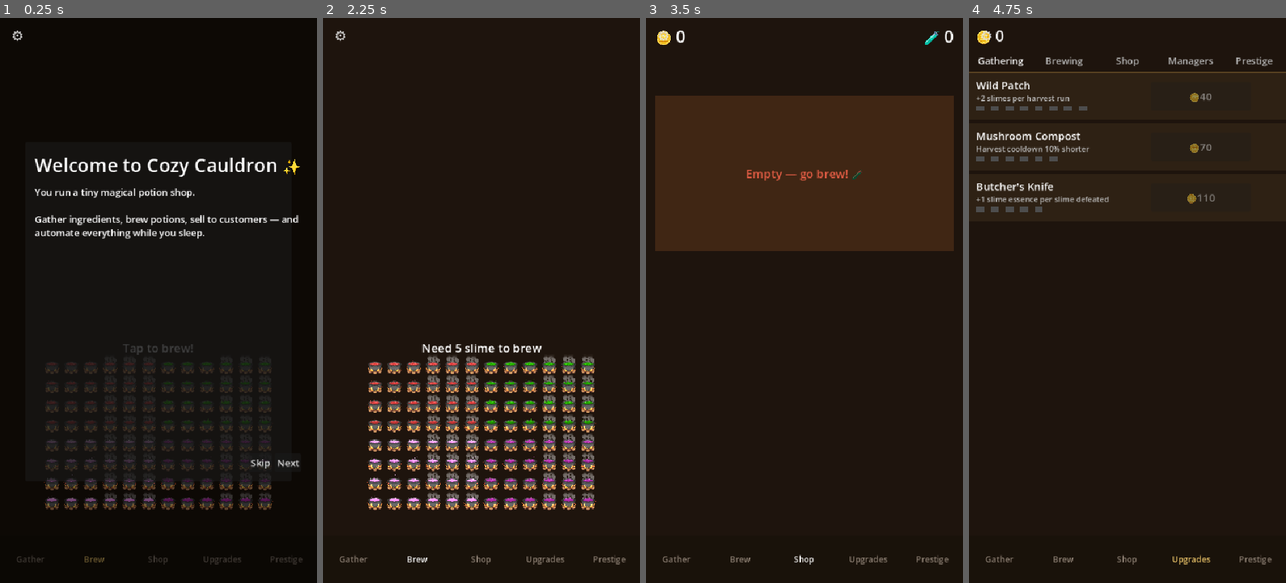
Above: before the commit, frames 1-4 (left to right).
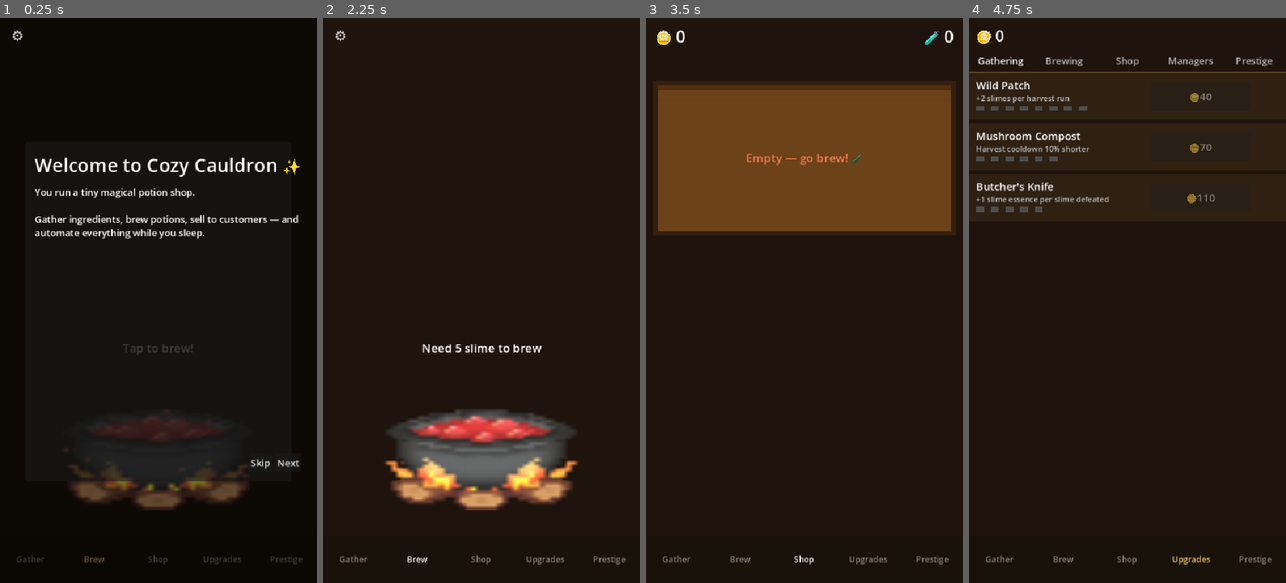
Above: after the commit, the same moments.

Repository: hvancefn-ship-it/cozy-cauldron
Game: Godot game, scene res://scenes/main/main.tscn
Two runs of this game, one before a commit and one after it. Both use one fixed random seed, a clock stepped at 60 frames per second and the inputs below.
Inputs:
- Up to frame 1 (0.25 s): no input
- Up to frame 2 (2.25 s): click "Skip" at 0.5 s; click "Gather" at 1.25 s; click "Brew" at 2 s
- Up to frame 3 (3.5 s): click "Shop" at 2.75 s
- Up to frame 4 (4.75 s): click "Upgrades" at 3.5 s; click "Gathering" at 4.25 s

The runs differ from the first frame. In frame 1, 4.8% of the frame differs, in the area x 13-87%, y 60-88%; in frame 2, 13%; in frame 3, 26%, in the area x 2-98%, y 11-42%; in frame 4, nothing differs.

Commit message:
Shop remaster: wood shelf + animated potion bottles. Cauldron: animated sprite from sheet. Ratfolk in shop.

Diff:
--- a/scenes/cauldron/cauldron.gd
+++ b/scenes/cauldron/cauldron.gd
@@ -15,7 +15,9 @@
 
 @onready var _bg: TextureRect  = $CauldronRect
 
-const CAULDRON_TEX_PATH := "res://assets/cauldron.png"
+const CAULDRON_TEX_PATH  := "res://assets/cauldron_strip3.png"
+const CAULDRON_FRAMES    := 3
+const CAULDRON_FRAME_W   := 48
 @onready var _flash: ColorRect = $FlashRect
 @onready var _label: Label     = $Label
 
@@ -36,10 +38,35 @@
 	_flash.color = Color(0, 0, 0, 0)
 	_label.text = "Tap to brew!"
 	if ResourceLoader.exists(CAULDRON_TEX_PATH):
-		_bg.texture = load(CAULDRON_TEX_PATH)
-	else:
-		# Fallback placeholder until editor imports the PNG
+		_setup_cauldron_sprite()
+	else:
 		_bg.self_modulate = Color(0.15, 0.1, 0.2, 1.0)
+
+
+func _setup_cauldron_sprite() -> void:
+	var tex: Texture2D = load(CAULDRON_TEX_PATH)
+	if tex == null:
+		return
+	# Replace TextureRect with AnimatedSprite2D for proper frame animation
+	var sprite := AnimatedSprite2D.new()
+	var sf := SpriteFrames.new()
+	sf.clear_all()
+	sf.add_animation("idle")
+	sf.set_animation_loop("idle", true)
+	sf.set_animation_speed("idle", 4.0)
+	for i in CAULDRON_FRAMES:
+		var atlas := AtlasTexture.new()
+		atlas.atlas = tex
+		atlas.region = Rect2(i * CAULDRON_FRAME_W, 0, CAULDRON_FRAME_W, CAULDRON_FRAME_W)
+		sf.add_frame("idle", atlas)
+	sprite.sprite_frames = sf
+	# Position centered inside the TextureRect bounds
+	var rect := _bg.get_rect()
+	sprite.position = Vector2(rect.size.x * 0.5, rect.size.y * 0.5)
+	sprite.scale = Vector2(rect.size.x / float(CAULDRON_FRAME_W), rect.size.y / float(CAULDRON_FRAME_W))
+	sprite.play("idle")
+	_bg.add_child(sprite)
+	_bg.texture = null  # hide the TextureRect's own image
 
 
 func set_scroll(scroll: Scroll) -> void:
--- a/scenes/shop/shop.gd
+++ b/scenes/shop/shop.gd
@@ -13,7 +13,7 @@
 @onready var _gold_label: Label           = $TopBar/GoldLabel
 @onready var _stock_label: Label          = $TopBar/StockLabel
 @onready var _ratfolk_sprite: Control     = $RatfolkSprite
-@onready var _shelf: HBoxContainer        = $ShelfArea/Shelf
+@onready var _shelf: Control              = $ShelfArea/Shelf
 @onready var _customer_row: HBoxContainer = $CustomerRow
 @onready var _feedback_label: Label       = $FeedbackLabel
 @onready var _spawn_timer: Timer          = $SpawnTimer
@@ -256,14 +256,7 @@
 	_gold_label.text = "🪙 %d" % gold
 	_stock_label.text = "🧪 %d" % _shelf_stock
 
-	for ch in _shelf.get_children():
-		ch.queue_free()
 	var max_slots: int = 8 + int(UpgradeManager.get_value("shop_shelf"))
-	var visible_stock: int = min(_shelf_stock, max_slots)
-	for _i in range(visible_stock):
-		var dot := ColorRect.new()
-		dot.custom_minimum_size = Vector2(36, 56)
-		dot.color = Color(0.4, 0.15, 0.55, 1.0)
-		_shelf.add_child(dot)
-
+	if _shelf.has_method("set_stock"):
+		_shelf.call("set_stock", _shelf_stock, max_slots)
 	_empty_label.visible = _shelf_stock == 0
--- a/scenes/shop/shop.tscn
+++ b/scenes/shop/shop.tscn
@@ -1,7 +1,8 @@
-[gd_scene load_steps=3 format=3]
+[gd_scene load_steps=4 format=3]
 
 [ext_resource type="Script" path="res://scenes/shop/shop.gd" id="1_shop"]
 [ext_resource type="Script" path="res://scenes/characters/ratfolk_sprite.gd" id="2_ratfolk_sprite"]
+[ext_resource type="Script" path="res://scenes/shop/shop_shelf.gd" id="3_shelf"]
 
 [node name="Shop" type="Control"]
 anchor_right=1.0
@@ -30,25 +31,24 @@
 [node name="ShelfArea" type="Control" parent="."]
 anchor_left=0.0
 anchor_right=1.0
-anchor_top=0.15
-anchor_bottom=0.45
-offset_left=16.0
-offset_right=-16.0
+anchor_top=0.12
+anchor_bottom=0.42
+offset_left=12.0
+offset_right=-12.0
 
 [node name="ShelfBack" type="ColorRect" parent="ShelfArea"]
 anchor_right=1.0
 anchor_bottom=1.0
-color=Color(0.25, 0.15, 0.08, 1.0)
+color=Color(0.20, 0.12, 0.06, 1.0)
 
-[node name="Shelf" type="HBoxContainer" parent="ShelfArea"]
+[node name="Shelf" type="Control" parent="ShelfArea"]
 anchor_right=1.0
 anchor_bottom=1.0
-offset_left=12.0
-offset_right=-12.0
-offset_top=12.0
-offset_bottom=-12.0
-theme_override_constants/separation=8
-alignment=1
+offset_left=8.0
+offset_right=-8.0
+offset_top=8.0
+offset_bottom=-8.0
+script=ExtResource("3_shelf")
 
 [node name="EmptyLabel" type="Label" parent="ShelfArea"]
 anchor_right=1.0
@@ -57,13 +57,13 @@
 vertical_alignment=1
 theme_override_font_sizes/font_size=20
 text="Empty — go brew! 🧪"
-modulate=Color(1.0, 0.4, 0.3, 0.85)
+modulate=Color(1.0, 0.5, 0.35, 0.9)
 visible=true
 
 [node name="CustomerRow" type="HBoxContainer" parent="."]
 anchor_left=0.0
 anchor_right=1.0
-anchor_top=0.47
+anchor_top=0.44
 anchor_bottom=0.80
 offset_left=16.0
 offset_right=-16.0
@@ -74,7 +74,7 @@
 [node name="RatfolkSprite" type="Control" parent="."]
 anchor_left=0.65
 anchor_right=1.0
-anchor_top=0.45
+anchor_top=0.44
 anchor_bottom=0.82
 script=ExtResource("2_ratfolk_sprite")
 modulate=Color(1,1,1,0)
--- /dev/null
+++ b/scenes/shop/shop_shelf.gd
@@ -0,0 +1,169 @@
+extends Control
+class_name ShopShelf
+## Draws a cozy wooden shelf with animated potion bottles.
+## Call set_stock(n) to update displayed potions.
+
+const SHELF_COLOR     := Color(0.42, 0.26, 0.10, 1.0)
+const SHELF_EDGE      := Color(0.32, 0.18, 0.06, 1.0)
+const SHELF_SHADOW    := Color(0.18, 0.10, 0.03, 0.5)
+const BOTTLE_COLORS   := [
+	Color(0.55, 0.15, 0.70, 1.0),  # purple
+	Color(0.15, 0.55, 0.70, 1.0),  # teal
+	Color(0.70, 0.20, 0.15, 1.0),  # red
+	Color(0.20, 0.65, 0.25, 1.0),  # green
+	Color(0.70, 0.55, 0.10, 1.0),  # gold
+]
+const LABEL_COLOR     := Color(0.95, 0.90, 0.75, 1.0)
+const CORK_COLOR      := Color(0.72, 0.52, 0.28, 1.0)
+const SHINE_COLOR     := Color(1.0, 1.0, 1.0, 0.28)
+
+var _potions: Array[Control] = []
+var _max_slots: int = 8
+var _stock: int = 0
+
+
+func _ready() -> void:
+	_draw_shelf_bg()
+
+
+func set_stock(count: int, max_slots: int) -> void:
+	_stock = count
+	_max_slots = max_slots
+	_rebuild_potions()
+
+
+func _draw_shelf_bg() -> void:
+	# Shadow under shelf
+	var shadow := ColorRect.new()
+	shadow.color = SHELF_SHADOW
+	shadow.anchor_right = 1.0
+	shadow.anchor_bottom = 1.0
+	shadow.offset_top = 6.0
+	shadow.offset_left = 4.0
+	add_child(shadow)
+
+	# Main shelf plank
+	var plank := ColorRect.new()
+	plank.color = SHELF_COLOR
+	plank.anchor_right = 1.0
+	plank.anchor_bottom = 1.0
+	add_child(plank)
+
+	# Shelf front edge (darker strip at top)
+	var edge := ColorRect.new()
+	edge.color = SHELF_EDGE
+	edge.anchor_right = 1.0
+	edge.offset_bottom = 8.0
+	add_child(edge)
+
+	# Wood grain lines
+	for i in 3:
+		var grain := ColorRect.new()
+		grain.color = Color(0.35, 0.20, 0.07, 0.3)
+		grain.anchor_right = 1.0
+		grain.offset_top = 10.0 + i * 14.0
+		grain.offset_bottom = 11.0 + i * 14.0
+		add_child(grain)
+
+
+func _rebuild_potions() -> void:
+	for p in _potions:
+		if is_instance_valid(p):
+			p.queue_free()
+	_potions.clear()
+
+	var slots: int = min(_stock, _max_slots)
+	if slots <= 0:
+		return
+
+	var w: float = size.x if size.x > 0 else 300.0
+	var slot_w: float = min(52.0, w / float(_max_slots))
+	var start_x: float = (w - slot_w * slots) * 0.5
+
+	for i in slots:
+		var p := _make_potion(i, start_x + i * slot_w, slot_w)
+		add_child(p)
+		_potions.append(p)
+		_animate_potion(p, i)
+
+
+func _make_potion(index: int, x: float, slot_w: float) -> Control:
+	var col: Color = BOTTLE_COLORS[index % BOTTLE_COLORS.size()]
+	var container := Control.new()
+	container.position = Vector2(x + slot_w * 0.1, 4.0)
+	container.custom_minimum_size = Vector2(slot_w * 0.8, size.y - 8.0)
+
+	var bw: float = slot_w * 0.55
+	var bh: float = (size.y - 8.0) * 0.80
+	var bx: float = (slot_w * 0.8 - bw) * 0.5
+
+	# Bottle body (rounded look via layered rects)
+	var body := ColorRect.new()
+	body.color = col
+	body.position = Vector2(bx, 12.0)
+	body.size = Vector2(bw, bh)
+	container.add_child(body)
+
+	# Bottle shoulder curves (top corners darkened)
+	var tl := ColorRect.new()
+	tl.color = col.darkened(0.3)
+	tl.position = Vector2(bx, 12.0)
+	tl.size = Vector2(4.0, 6.0)
+	container.add_child(tl)
+
+	var tr := ColorRect.new()
+	tr.color = col.darkened(0.3)
+	tr.position = Vector2(bx + bw - 4.0, 12.0)
+	tr.size = Vector2(4.0, 6.0)
+	container.add_child(tr)
+
+	# Bottle neck
+	var nw: float = bw * 0.35
+	var nx: float = bx + (bw - nw) * 0.5
+	var neck := ColorRect.new()
+	neck.color = col.darkened(0.15)
+	neck.position = Vector2(nx, 4.0)
+	neck.size = Vector2(nw, 10.0)
+	container.add_child(neck)
+
+	# Cork
+	var cork := ColorRect.new()
+	cork.color = CORK_COLOR
+	cork.position = Vector2(nx, 0.0)
+	cork.size = Vector2(nw, 6.0)
+	container.add_child(cork)
+
+	# Label strip
+	var lw := bw * 0.7
+	var lx := bx + (bw - lw) * 0.5
+	var label := ColorRect.new()
+	label.color = LABEL_COLOR
+	label.position = Vector2(lx, bh * 0.35 + 12.0)
+	label.size = Vector2(lw, bh * 0.28)
+	container.add_child(label)
+
+	# Label cross mark (✦ style)
+	var mark_h := ColorRect.new()
+	mark_h.color = col.darkened(0.2)
+	mark_h.position = Vector2(lx + lw * 0.2, bh * 0.35 + 12.0 + label.size.y * 0.4)
+	mark_h.size = Vector2(lw * 0.6, 2.0)
+	container.add_child(mark_h)
+
+	# Shine highlight
+	var shine := ColorRect.new()
+	shine.color = SHINE_COLOR
+	shine.position = Vector2(bx + 3.0, 14.0)
+	shine.size = Vector2(4.0, bh * 0.4)
+	container.add_child(shine)
+
+	return container
+
+
+func _animate_potion(p: Control, index: int) -> void:
+	# Gentle float: each bottle offset slightly so they wave independently
+	var base_y := p.position.y
+	var delay := index * 0.18
+	var t := create_tween().set_loops()
+	t.tween_interval(delay)
+	t.tween_property(p, "position:y", base_y - 3.0, 1.0 + index * 0.07).set_trans(Tween.TRANS_SINE).set_ease(Tween.EASE_IN_OUT)
+	t.tween_property(p, "position:y", base_y, 1.0 + index * 0.07).set_trans(Tween.TRANS_SINE).set_ease(Tween.EASE_IN_OUT)
Not shown, added: assets/cauldron.png.import
Binary file added: assets/cauldron_frame.png
Not shown, added: assets/cauldron_frame.png.import
Binary file added: assets/cauldron_strip3.png
Not shown, added: assets/cauldron_strip3.png.import
Not shown, added: assets/orc_manager.png.import
Not shown, added: assets/slime_damage.png.import
Not shown, added: assets/slime_death.png.import
Not shown, added: assets/slime_idle.png.import
Not shown, added: assets/slime_jump.png.import
Not shown, added: scenes/characters/gnome_sprite.gd.uid
Not shown, added: scenes/characters/ratfolk_sprite.gd.uid
(and 1 more such lines)
